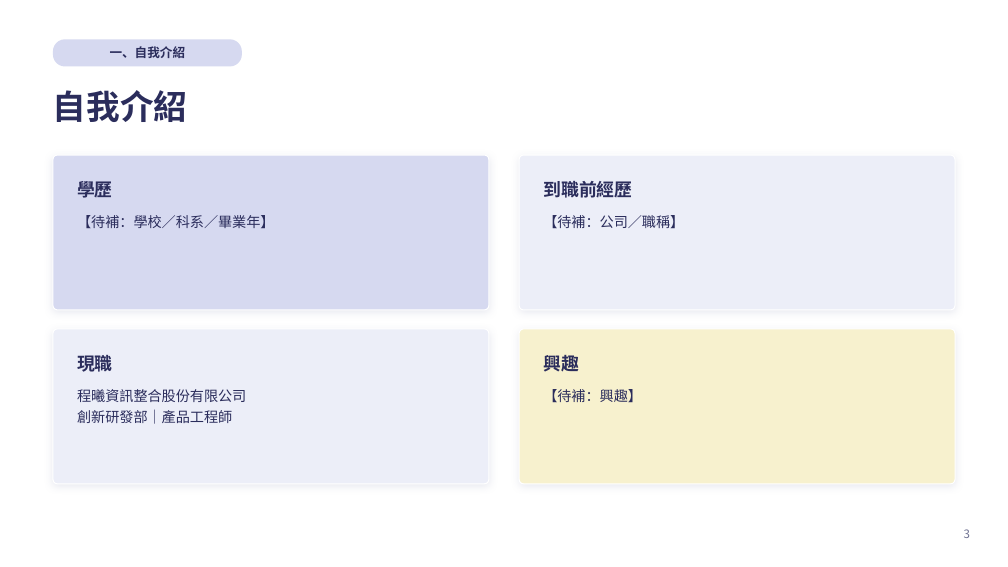
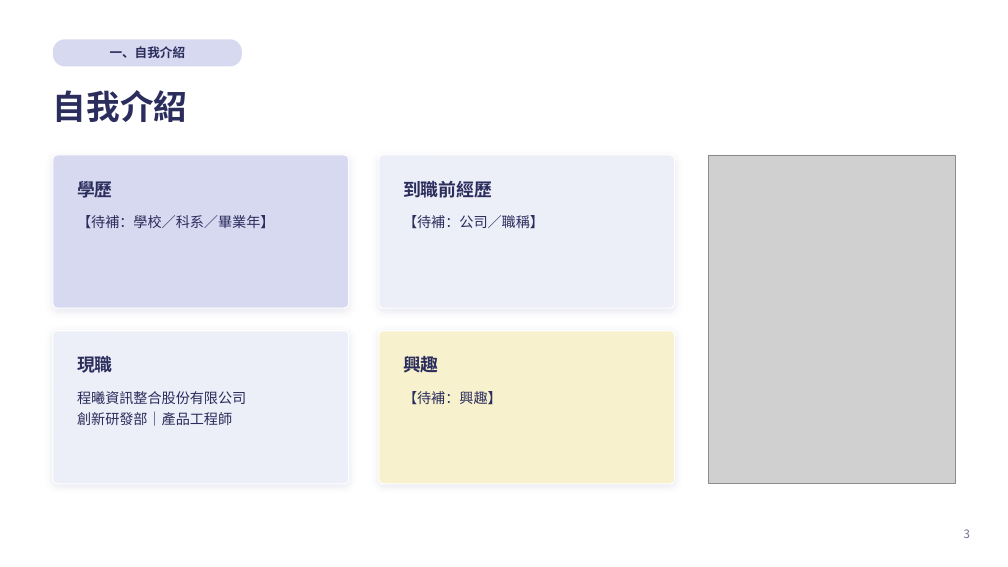
Before and after one commit to kirihuang-bit/freshman-report, a slide deck: slide 3 of 黃家朗新人報告.pptx. Drawn at 1008x567 pixels with LibreOffice and Linux fonts; fonts in the diff are those of the drawing; grey boxes stand for pictures. Boxes give left, top, right and bottom in pixels: in the first picture for what was removed or moved away, otherwise in the second. Text is boxed around its words. In the diff, an @@ line names an element or a change of style, - is before the commit and + after.

```diff
--- a/黃家朗新人報告.pptx
+++ b/黃家朗新人報告.pptx
@@ rounded rectangle: place and size @@
-rounded rectangle at <box>53,155,489,310</box>
+rounded rectangle at <box>53,155,349,308</box>
@@ rounded rectangle: place and size @@
-rounded rectangle at <box>520,155,956,310</box>
+rounded rectangle at <box>379,155,675,308</box>
@@ text "到職前經歷": place and size @@
-text "到職前經歷" at <box>543,181,632,198</box>
+text "到職前經歷" at <box>403,181,492,198</box>
@@ picture added at <box>709,155,955,484</box> @@
@@ text "【待補：公司／職稱】": place and size @@
-text "【待補：公司／職稱】" at <box>543,215,684,229</box>
+text "【待補：公司／職稱】" at <box>403,215,544,229</box>
@@ rounded rectangle: place and size @@
-rounded rectangle at <box>53,329,489,484</box>
+rounded rectangle at <box>53,331,349,484</box>
@@ proportions changed in 4 elements at <box>53,155,349,308</box>, <box>53,331,349,484</box>, <box>379,155,675,308</box>, <box>379,331,675,484</box> @@
@@ rounded rectangle: place and size @@
-rounded rectangle at <box>520,329,956,484</box>
+rounded rectangle at <box>379,331,675,484</box>
@@ text "興趣": place and size @@
-text "興趣" at <box>543,351,579,375</box>
+text "興趣" at <box>403,353,439,377</box>
@@ text "【待補：興趣】": place and size @@
-text "【待補：興趣】" at <box>543,389,642,403</box>
+text "【待補：興趣】" at <box>403,391,502,405</box>
```
Also in this commit, not shown: 4 other files.
